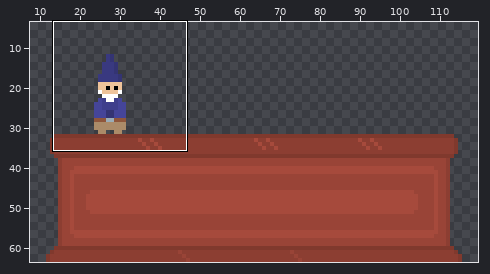
Pixel-art file -- Roguelike TBS/Assets/Sprites/Aseprite Files/ShopkeeperAndStand.ase. The first picture is a wide view before the edit; the outline marks the close-up.
Close-up. Old version:
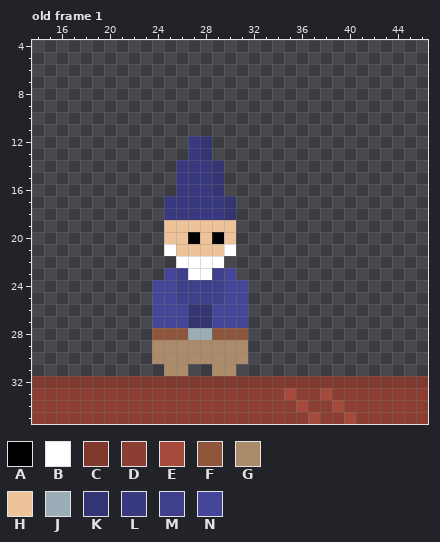
128x64 pixels, 1 frame. Shown: old frame 1: x 14..46, y 4..35. The wide view leaves out empty margins. The commit also changed other frames or places, which this record leaves out.
Visible layers, top first: "Layer 2", "Layer 1".
Palette (. is transparent): A #000000  B #ffffff  C #80392d  D #8c3e32  E #a64a3c  F #8f563b  G #ab8b69  H #eec39a  J #9badb7  K #343473  L #393980  M #3f3f8c  N #454599
Pixels before, old frame 1, first column x 14:
12 .............LK..................
13 .............LK..................
14 ............LLLK.................
15 ............LLLK.................
16 ............LLLK.................
17 ...........LLLLLK................
18 ...........LLLLLK................
19 ...........HHHHHH................
20 ...........HHAHAH................
21 ...........BHHHHB................
22 ............BBBB.................
23 ...........NMBBMN................
24 ..........NNMMMMNN...............
25 ..........NNMMMMNN...............
26 ..........NNNKKNNN...............
27 ..........NNNKKNNN...............
28 ..........FFFJJFFF...............
29 ..........GGGGGGGG...............
30 ..........GGGGGGGG...............
31 ...........GG..GG................
32 CCCCCCCCCCCCCCCCCCCCCCCCCCCCCCCCC
33 DDDDDDDDDDDDDDDDDDDDDEDDEDDDDDDDD
34 DDDDDDDDDDDDDDDDDDDDDDEDDEDDDDDDD
35 DDDDDDDDDDDDDDDDDDDDDDDEDDEDDDDDD
And afterwards:
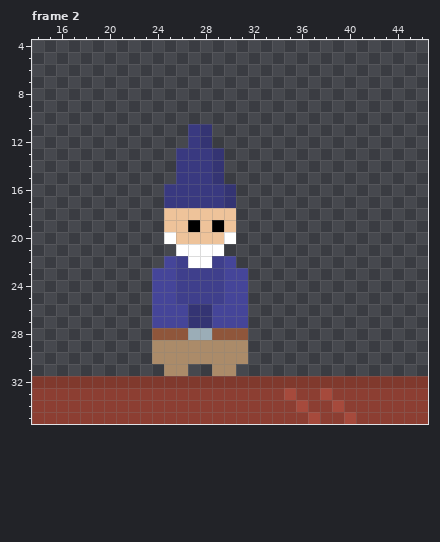
A new or re-ordered frame is compared with the old frame closest to it.
From old to new:
frames 1 -> 3
Frame 2 is new; against old frame 1, layer "Layer 2":
Colour A replaces colour H in row 19 at x 27 and 29.
Colour B replaces colour H in row 20 at x 25 and 30; in row 21 at x 26 to 29.
Colour H replaces colour A in row 20 at x 27 and 29.
Colour H replaces colour K in row 18 at x 30.
Colour H replaces colour L in row 18 at x 25 to 29.
Colour K is added in row 11 at x 28; in row 13 at x 29; in row 16 at x 30.
Colour L is added in row 11 at x 27; in row 13 at x 26; in row 16 at x 25.
Colour L replaces colour K in row 13 at x 28; in row 16 at x 29.
Colour M replaces colour B in row 22 at x 26 and 29; in row 23 at x 27 to 28.
Colour N is added in row 22 at x 25 and 30; in row 23 at x 24 and 31.
Colour B is removed in row 21 at x 25 and 30.
Changed places in both close-ups, as pixel boxes (x1, y1, x2, y2):
changed: (152, 124, 248, 280)
